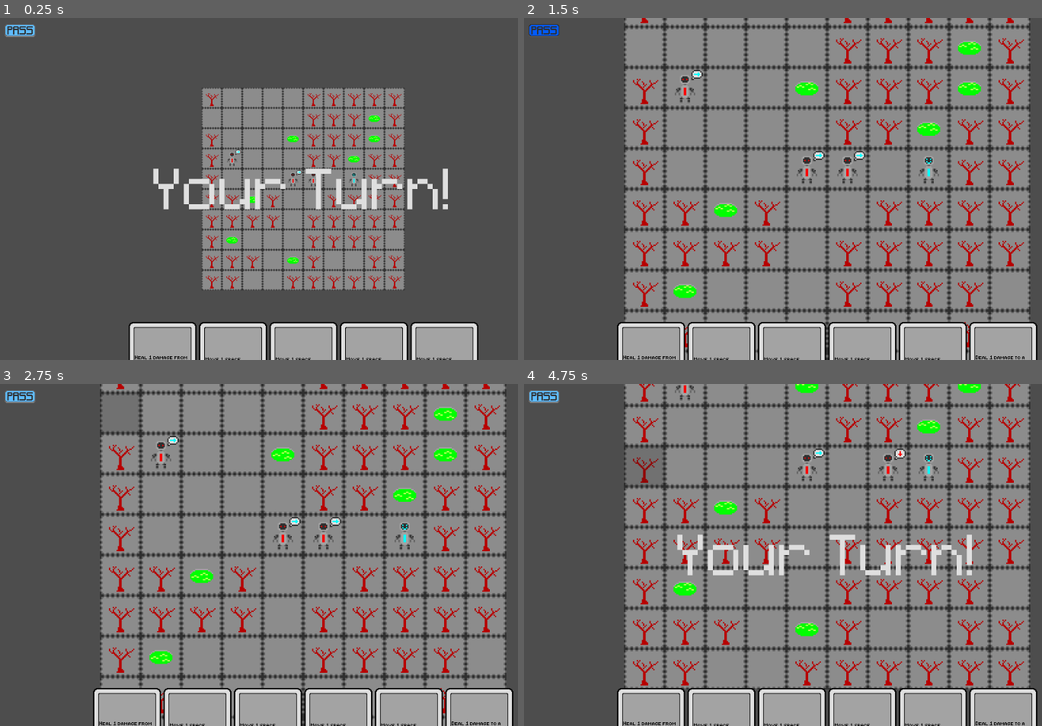
Above: before the commit, frames 1-4 (two rows, left to right).
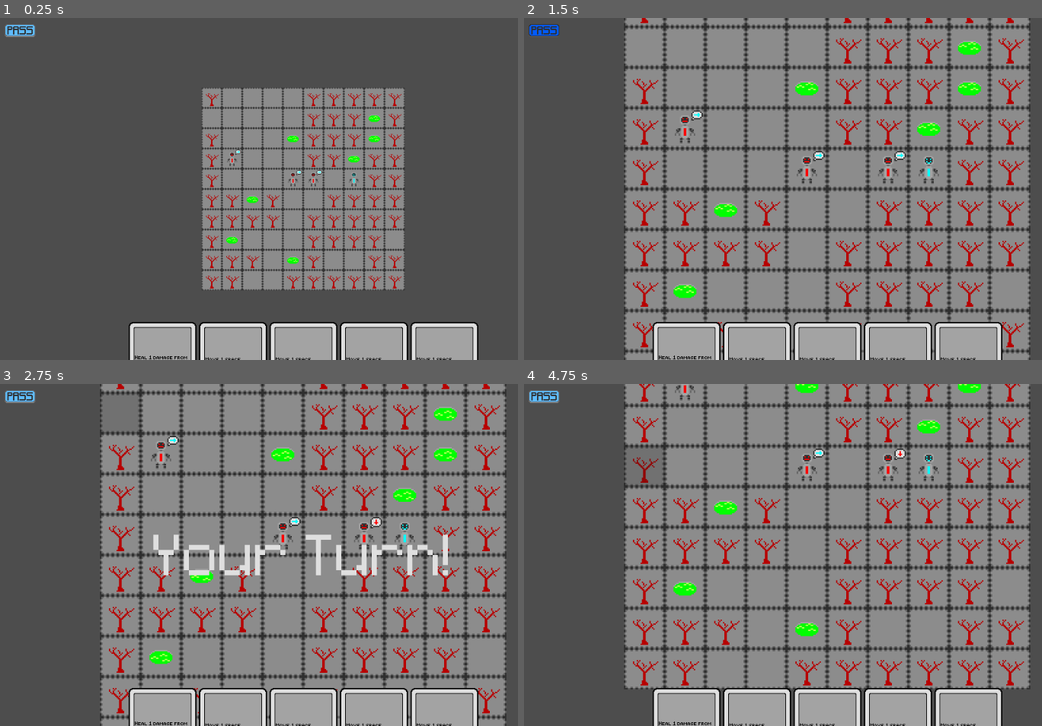
Above: after the commit, the same moments.

Repository: CattacoCattaco/strategy-deckbuilder-roguelike
Game: Godot game, scene res://tile_grid/tile_grid.tscn
Two runs of this game, one before a commit and one after it. Both use one fixed random seed, a clock stepped at 60 frames per second and the inputs below.
Inputs (mouse positions are in pixels of both pictures, inside the frame that each line leads up to):
- Up to frame 1 (0.25 s): no input
- Up to frame 2 (1.5 s): tap Enter at 0.5 s; move the mouse to (959, 171) at 0.52 s; hold Right 0.53-1.25 s; hold Z (zoom) 0.53-1.25 s; click (959, 171) at 0.67 s; click (544, 31) at 1.25 s
- Up to frame 3 (2.75 s): click (119, 414) at 2.02 s
- Up to frame 4 (4.75 s): tap Space at 2.75 s; drag from (705, 572) to (798, 623) at 2.77 s; tap Enter at 3.5 s; move the mouse to (886, 479) at 3.52 s; hold Right 3.53-4.25 s; tap Shift at 3.6 s; drag from (798, 623) to (643, 503) at 4.27 s

The runs differ from the first frame. In frame 1, 1.8% of the frame differs, in the area x 29-87%, y 39-56%; in frame 2, 4.2%; in frame 3, 5.6%; in frame 4, 6.1%, in the area x 17-100%, y 21-100%.

Commit message:
Changed EnemyActionSource
EnemyActionSource now uses ActionFlowComponents to create more modular behavior patterns instead of the previous stats based system. This should make creating new enemy behavior patterns much easier.

Diff:
--- a/tile_grid/round_manager/round_manager.gd
+++ b/tile_grid/round_manager/round_manager.gd
@@ -32,7 +32,7 @@
 		var action_source: ActionSource = object.data.action_source
 
 		if action_source.preview_actions:
-			action_source.generate_next_action(object)
+			action_source._generate_next_action(object)
 			object.display_action_thought_bubble(action_source.next_action)
 
 	do_turn()
@@ -48,11 +48,11 @@
 			current_object.tile.inspected = true
 
 		await current_object.do_action(action_source.next_action, action_source.next_action_targets)
-		action_source.generate_next_action(current_object)
+		action_source._generate_next_action(current_object)
 		current_object.display_action_thought_bubble(action_source.next_action)
 	else:
 		@warning_ignore("redundant_await")
-		await action_source.generate_next_action(current_object)
+		await action_source._generate_next_action(current_object)
 		await current_object.do_action(action_source.next_action, action_source.next_action_targets)
 
 	current_turn_index += 1
--- a/tile_grid/tile/tile_object/data/action_source/action_source.gd
+++ b/tile_grid/tile/tile_object/data/action_source/action_source.gd
@@ -20,4 +20,4 @@
 	preview_actions = p_preview_actions
 
 
-@abstract func generate_next_action(object: TileObject) -> void
+@abstract func _generate_next_action(object: TileObject) -> void
--- /dev/null
+++ b/tile_grid/tile/tile_object/data/action_source/enemy_action_flow/action_flow_component.gd
@@ -0,0 +1,6 @@
+@abstract
+class_name ActionFlowComponent
+extends Resource
+
+
+@abstract func _resolve(object: TileObject, action_source: EnemyActionSource) -> void
--- /dev/null
+++ b/tile_grid/tile/tile_object/data/action_source/enemy_action_flow/attack_player_action_flow.gd
@@ -0,0 +1,20 @@
+class_name AttackPlayerActionFlow
+extends ActionFlowComponent
+## Attacks the player
+
+## The range of the attack
+@export var attack_range: int = 1
+## The damage dealt
+@export var attack_damage: int = 1
+
+
+func _init(p_attack_range: int = 1, p_attack_damage: int = 1) -> void:
+	attack_range = p_attack_range
+	attack_damage = p_attack_damage
+
+
+func _resolve(object: TileObject, action_source: EnemyActionSource) -> void:
+	var player_pos: Vector2i = object.tile_grid.hand.player.pos
+
+	action_source.next_action = CardData.new([Modifier.Attack.new()], attack_range, attack_damage)
+	action_source.next_action_targets = [player_pos]
--- /dev/null
+++ b/tile_grid/tile/tile_object/data/action_source/enemy_action_flow/distance_check_action_flow.gd
@@ -0,0 +1,31 @@
+class_name DistanceCheckActionFlow
+extends ActionFlowComponent
+## Chooses an ActionFlowComponent based on distance from player
+
+## The threshold being checked
+@export var threshold: int = 1
+## What to do if distance is below threshold
+@export var below: ActionFlowComponent
+## What to do if distance is at threshold
+@export var at: ActionFlowComponent
+## What to do if distance is above threshold
+@export var above: ActionFlowComponent
+
+
+func _init(p_threshold: int = 1, p_below: ActionFlowComponent = null,
+		p_at: ActionFlowComponent = null, p_above: ActionFlowComponent = null) -> void:
+	threshold = p_threshold
+	below = p_below
+	at = p_at
+	above = p_above
+
+
+func _resolve(object: TileObject, action_source: EnemyActionSource) -> void:
+	var player_distance: int = EnemyActionSource.get_player_distance_from_vec(object.pos)
+
+	if player_distance < threshold:
+		below._resolve(object, action_source)
+	elif player_distance == threshold:
+		at._resolve(object, action_source)
+	else:
+		above._resolve(object, action_source)
--- /dev/null
+++ b/tile_grid/tile/tile_object/data/action_source/enemy_action_flow/move_closer_further_action_flow.gd
@@ -0,0 +1,30 @@
+class_name MoveCloserFurtherActionFlow
+extends ActionFlowComponent
+## Moves as close or as far from the player as possible
+
+## The range of the movement
+@export var move_range: int = 1
+## Is the goal to get closer?[br]
+## If true, will get as close as possible[br]
+## If false, will get as far as possible
+@export var closer: bool = true
+
+
+func _init(p_move_range: int = 1, p_closer: bool = true) -> void:
+	move_range = p_move_range
+	closer = p_closer
+
+
+func _resolve(object: TileObject, action_source: EnemyActionSource) -> void:
+	var best_distance: int = EnemyActionSource.get_player_distance_from_vec(object.pos)
+	var best_pos: Vector2i = object.pos
+
+	for tile: Tile in object.get_tiles_in_range(move_range, false, false):
+		var distance: int =  EnemyActionSource.get_player_distance_from_vec(tile.pos)
+
+		if (distance < best_distance and closer) or (distance > best_distance and not closer):
+			best_distance = distance
+			best_pos = tile.pos
+
+	action_source.next_action = CardData.new([Modifier.Move.new()], move_range, 0)
+	action_source.next_action_targets = [best_pos]
--- /dev/null
+++ b/tile_grid/tile/tile_object/data/action_source/enemy_action_flow/random_action_flow.gd
@@ -0,0 +1,26 @@
+class_name RandomActionFlow
+extends ActionFlowComponent
+## Chooses a random option from a list of ActionFlowComponents
+
+## The possible options
+@export var options: Array[ActionFlowComponent]
+## The chance of each outcome as a float from 0 to 1
+## Should add to 1
+@export var probabilities: Array[float]
+
+
+func _init(p_options: Array[ActionFlowComponent] = [], p_probabilities: Array[float] = []) -> void:
+	options = p_options
+	probabilities = p_probabilities
+
+
+func _resolve(object: TileObject, action_source: EnemyActionSource) -> void:
+	var random_value: float = randf()
+
+	for i in len(options):
+		var probability: float = probabilities[i]
+
+		if random_value < random_value:
+			options[i]._resolve(object, action_source)
+
+		random_value -= probability
--- a/tile_grid/tile/tile_object/data/action_source/enemy_action_source.gd
+++ b/tile_grid/tile/tile_object/data/action_source/enemy_action_source.gd
@@ -4,19 +4,7 @@
 ## The distance from a tile to the player assuming that no jumps can occur
 static var player_distances: Array[Array] = []
 
-@export var move_range: int = 1
-@export var attack_range: int = 1
-@export var attack_damage: int = 1
-@export var heal_range: int = 1
-@export var heal_size: int = 1
-
-## A number from 0 to 1 representing how aggressively an enemy acts[br][br]
-## Aggressive enemies tend to try to attack the player if possible or
-## decrease their distance from the player
-@export var aggressiveness: float = 0.8
-## A number from 0 to 1 representing how fearfully an enemy acts[br][br]
-## Fearful enemies tend to try to increase their distance from the player
-@export var fearfulness: float = 0.1
+@export var action_flow: ActionFlowComponent
 
 
 static func recalc_distances(tile_grid: TileGrid) -> void:
@@ -81,60 +69,12 @@
 	return player_distances[x][y]
 
 
-func _init(p_speed: int = 0, p_preview_actions: bool = true, p_move_range: int = 1,
-		p_attack_range: int = 1, p_attack_damage: int = 1, p_heal_range: int = 1,
-		p_heal_size: int = 1, p_aggressiveness: float = 0.8, p_fearfulness: float = 0.1) -> void:
-	move_range = p_move_range
-	attack_range = p_attack_range
-	attack_damage = p_attack_damage
-	heal_range = p_heal_range
-	heal_size = p_heal_size
-
-	aggressiveness = p_aggressiveness
-	fearfulness = p_fearfulness
+func _init(p_speed: int = 0, p_preview_actions: bool = true,
+		p_action_flow: ActionFlowComponent = null) -> void:
+	action_flow = p_action_flow
 
 	super(p_speed, p_preview_actions)
 
 
-func generate_next_action(object: TileObject) -> void:
-	var pos: Vector2i = object.pos
-
-	var player_distance: int = get_player_distance_from_vec(pos)
-
-	if randf() < aggressiveness:
-		if player_distance <= attack_range:
-			next_action = CardData.new([Modifier.Attack.new()], attack_range, attack_damage)
-			next_action_targets = [object.tile_grid.hand.player.pos]
-			return
-
-		var closest_distance: int = get_player_distance_from_vec(object.pos)
-		var closest_pos: Vector2i = object.pos
-
-		for tile: Tile in object.get_tiles_in_range(move_range, false, false):
-			var distance: int = get_player_distance_from_vec(tile.pos)
-
-			if distance < closest_distance:
-				closest_distance = distance
-				closest_pos = tile.pos
-
-		next_action = CardData.new([Modifier.Move.new()], move_range, 0)
-		next_action_targets = [closest_pos]
-		return
-
-	if randf() < fearfulness:
-		var furthest_distance: int = get_player_distance_from_vec(object.pos)
-		var furthest_pos: Vector2i = object.pos
-
-		for tile: Tile in object.get_tiles_in_range(move_range, false, false):
-			var distance: int = get_player_distance_from_vec(tile.pos)
-
-			if distance > furthest_distance:
-				furthest_distance = distance
-				furthest_pos = tile.pos
-
-		next_action = CardData.new([Modifier.Move.new()], move_range, 0)
-		next_action_targets = [furthest_pos]
-		return
-
-	next_action = CardData.new([Modifier.Move.new()], move_range, 0)
-	next_action_targets = [object.get_tiles_in_range(move_range, false, false).pick_random().pos]
+func _generate_next_action(object: TileObject) -> void:
+	action_flow._resolve(object, self)
--- a/tile_grid/tile/tile_object/data/action_source/move_action_source.gd
+++ b/tile_grid/tile/tile_object/data/action_source/move_action_source.gd
@@ -6,7 +6,7 @@
 	super(p_speed, p_preview_actions)
 
 
-func generate_next_action(object: TileObject) -> void:
+func _generate_next_action(object: TileObject) -> void:
 	var pos: Vector2i = object.pos
 	var empty_neighbors: Array[Vector2i]
 
--- a/tile_grid/tile/tile_object/data/action_source/null_action_source.gd
+++ b/tile_grid/tile/tile_object/data/action_source/null_action_source.gd
@@ -6,6 +6,6 @@
 	super(p_speed, p_preview_actions)
 
 
-func generate_next_action(_object: TileObject) -> void:
+func _generate_next_action(_object: TileObject) -> void:
 	next_action = CardData.new([], 0, 0)
 	next_action_targets = []
--- a/tile_grid/tile/tile_object/data/action_source/player_action_source.gd
+++ b/tile_grid/tile/tile_object/data/action_source/player_action_source.gd
@@ -10,7 +10,7 @@
 	super(p_speed, p_preview_actions)
 
 
-func generate_next_action(object: TileObject) -> void:
+func _generate_next_action(object: TileObject) -> void:
 	object.tile_grid.show_your_turn()
 	object.tile_grid.hand.card_played.connect(_card_played)
 	round_manager = object.tile_grid.round_manager
--- a/tile_grid/tile/tile_object/data/objects/aggressive_bot.tres
+++ b/tile_grid/tile/tile_object/data/objects/aggressive_bot.tres
@@ -1,19 +1,43 @@
-[gd_resource type="Resource" script_class="TileObjectData" load_steps=5 format=3 uid="uid://c6m158xb2ol3q"]
+[gd_resource type="Resource" script_class="TileObjectData" load_steps=12 format=3 uid="uid://c6m158xb2ol3q"]
 
+[ext_resource type="Script" uid="uid://c4pfvq3kqoa2n" path="res://tile_grid/tile/tile_object/data/action_source/enemy_action_flow/attack_player_action_flow.gd" id="1_2x6ap"]
 [ext_resource type="Script" uid="uid://qcayqubqp7nh" path="res://tile_grid/tile/tile_object/data/action_source/enemy_action_source.gd" id="1_84m8j"]
+[ext_resource type="Script" uid="uid://cxprmuxsp2kc6" path="res://tile_grid/tile/tile_object/data/action_source/enemy_action_flow/move_closer_further_action_flow.gd" id="1_d4lbk"]
 [ext_resource type="Script" uid="uid://g0hmwqu3bxiu" path="res://tile_grid/tile/tile_object/data/tile_object_data.gd" id="2_3pf4l"]
-[ext_resource type="Texture2D" uid="uid://hofpl2s67ppm" path="res://tile_grid/tile/tile_object/textures/dumbbot.png" id="3_2x6ap"]
+[ext_resource type="Script" uid="uid://cmofqse45s2xp" path="res://tile_grid/tile/tile_object/data/action_source/enemy_action_flow/distance_check_action_flow.gd" id="2_d4lbk"]
+[ext_resource type="Texture2D" uid="uid://diebfv156uten" path="res://tile_grid/tile/tile_object/textures/evilbot.png" id="3_84m8j"]
 
-[sub_resource type="Resource" id="Resource_84m8j"]
+[sub_resource type="Resource" id="Resource_lpb1f"]
+script = ExtResource("1_d4lbk")
+metadata/_custom_type_script = "uid://cxprmuxsp2kc6"
+
+[sub_resource type="Resource" id="Resource_0iic5"]
+script = ExtResource("1_2x6ap")
+metadata/_custom_type_script = "uid://c4pfvq3kqoa2n"
+
+[sub_resource type="Resource" id="Resource_cersr"]
+script = ExtResource("1_2x6ap")
+metadata/_custom_type_script = "uid://c4pfvq3kqoa2n"
+
+[sub_resource type="Resource" id="Resource_pdae1"]
+script = ExtResource("2_d4lbk")
+below = SubResource("Resource_cersr")
+at = SubResource("Resource_0iic5")
+above = SubResource("Resource_lpb1f")
+metadata/_custom_type_script = "uid://cmofqse45s2xp"
+
+[sub_resource type="Resource" id="Resource_4mu6k"]
 script = ExtResource("1_84m8j")
-aggressiveness = 1.0
+action_flow = SubResource("Resource_pdae1")
+speed = 5
+preview_actions = true
 metadata/_custom_type_script = "uid://qcayqubqp7nh"
 
 [resource]
 script = ExtResource("2_3pf4l")
-texture = ExtResource("3_2x6ap")
+texture = ExtResource("3_84m8j")
 texture_type = 2
 object_type = 2
 max_health = 2
-action_source = SubResource("Resource_84m8j")
+action_source = SubResource("Resource_4mu6k")
 metadata/_custom_type_script = "uid://g0hmwqu3bxiu"
--- a/tile_grid/tile/tile_object/data/objects/fear_bot.tres
+++ b/tile_grid/tile/tile_object/data/objects/fear_bot.tres
@@ -1,20 +1,27 @@
-[gd_resource type="Resource" script_class="TileObjectData" load_steps=5 format=3 uid="uid://cfdfyqpbcdxpb"]
+[gd_resource type="Resource" script_class="TileObjectData" load_steps=7 format=3 uid="uid://cfdfyqpbcdxpb"]
 
 [ext_resource type="Script" uid="uid://qcayqubqp7nh" path="res://tile_grid/tile/tile_object/data/action_source/enemy_action_source.gd" id="1_c6l4x"]
+[ext_resource type="Script" uid="uid://cxprmuxsp2kc6" path="res://tile_grid/tile/tile_object/data/action_source/enemy_action_flow/move_closer_further_action_flow.gd" id="1_grf4y"]
 [ext_resource type="Script" uid="uid://g0hmwqu3bxiu" path="res://tile_grid/tile/tile_object/data/tile_object_data.gd" id="2_grf4y"]
-[ext_resource type="Texture2D" uid="uid://hofpl2s67ppm" path="res://tile_grid/tile/tile_object/textures/dumbbot.png" id="3_gl1p2"]
+[ext_resource type="Texture2D" uid="uid://diebfv156uten" path="res://tile_grid/tile/tile_object/textures/evilbot.png" id="3_c6l4x"]
 
-[sub_resource type="Resource" id="Resource_c6l4x"]
+[sub_resource type="Resource" id="Resource_gl1p2"]
+script = ExtResource("1_grf4y")
+closer = false
+metadata/_custom_type_script = "uid://cxprmuxsp2kc6"
+
+[sub_resource type="Resource" id="Resource_3jjgm"]
 script = ExtResource("1_c6l4x")
-aggressiveness = 0.0
-fearfulness = 1.0
+action_flow = SubResource("Resource_gl1p2")
+speed = 4
+preview_actions = true
 metadata/_custom_type_script = "uid://qcayqubqp7nh"
 
 [resource]
 script = ExtResource("2_grf4y")
-texture = ExtResource("3_gl1p2")
+texture = ExtResource("3_c6l4x")
 texture_type = 2
 object_type = 2
 max_health = 2
-action_source = SubResource("Resource_c6l4x")
+action_source = SubResource("Resource_3jjgm")
 metadata/_custom_type_script = "uid://g0hmwqu3bxiu"
Renamed: card_data.gd -> card/data/card_data.gd
Renamed: card_data.gd.uid -> card/data/card_data.gd.uid
Not shown, added: tile_grid/tile/tile_object/data/action_source/enemy_action_flow/action_flow_component.gd.uid
Not shown, added: tile_grid/tile/tile_object/data/action_source/enemy_action_flow/attack_player_action_flow.gd.uid
Not shown, added: tile_grid/tile/tile_object/data/action_source/enemy_action_flow/distance_check_action_flow.gd.uid
Not shown, added: tile_grid/tile/tile_object/data/action_source/enemy_action_flow/move_closer_further_action_flow.gd.uid
Not shown, added: tile_grid/tile/tile_object/data/action_source/enemy_action_flow/random_action_flow.gd.uid
Binary file added: tile_grid/tile/tile_object/textures/evilbot.png
Not shown, added: tile_grid/tile/tile_object/textures/evilbot.png.import
